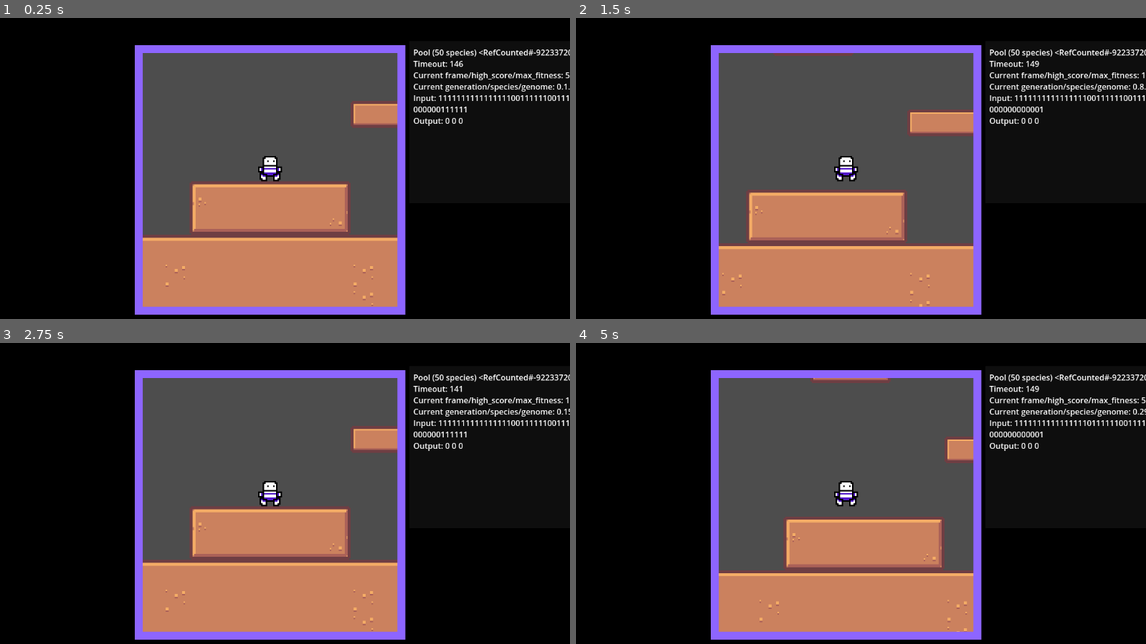
Above: before the commit, frames 1-4 (two rows, left to right).
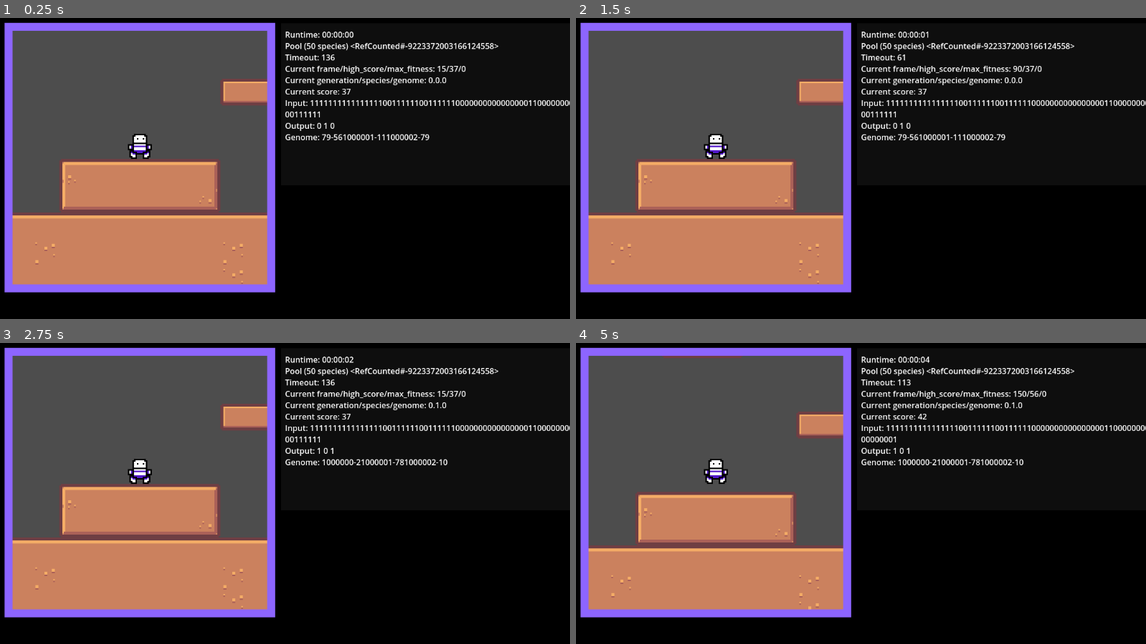
Above: after the commit, the same moments.

Repository: DominicSimone/pixy
Game: Godot game, scene res://main.tscn
Same seed, same stepped clock (60 frames per second), same inputs: the game is played once before the commit and once after it.
Inputs:
- Up to frame 1 (0.25 s): no input
- Up to frame 2 (1.5 s): hold R 0.53-1.28 s; hold D (right) from 0.53 s (still down); tap Space (jump) at 0.77, 0.8, 1.07, 1.35 s
- Up to frame 3 (2.75 s): tap Space (jump) at 1.52, 1.82, 2.3 s; tap R at 1.55 s; release D (right) at 2.03 s; hold A (left) from 2.03 s (still down); hold R from 2.03 s (still down)
- Up to frame 4 (5 s): release A (left) at 2.78 s; release R at 2.78 s; hold D (right) 2.78-4.28 s; tap R at 2.85, 4.35 s; tap Space (jump) at 3.02, 3.32, 4.52, 4.82 s; hold Space (jump) 3.53-4.28 s; tap Enter at 4.25 s; hold A (left) from 4.28 s (still down)

The runs differ from the first frame. In frame 1, 56% of the frame differs, in the area x 0-100%, y 1-99%; in frame 2, 56%; in frame 3, 56%; in frame 4, 56%.

Commit message:
No crashes, NEAT seems to be working

Diff:
--- a/games/Jump King/CharacterBody2D.gd
+++ b/games/Jump King/CharacterBody2D.gd
@@ -20,6 +20,7 @@
 func reset():
 	global_position = debug_position
 	velocity = Vector2.ZERO
+	current_jump_time = 0
 
 func _physics_process(delta):
 
--- a/games/Jump King/jump_king.tscn
+++ b/games/Jump King/jump_king.tscn
@@ -505,7 +505,6 @@
 
 [node name="Camera2D" type="Camera2D" parent="CharacterBody2D"]
 texture_filter = 1
-current = true
 zoom = Vector2(3, 3)
 
 [node name="TileMap" type="TileMap" parent="."]
--- a/main.tscn
+++ b/main.tscn
@@ -100,10 +100,10 @@
 [node name="ColorRect" type="ColorRect" parent="Control"]
 layout_mode = 1
 anchors_preset = -1
-offset_left = 277.0
-offset_top = 59.0
-offset_right = 821.0
-offset_bottom = 603.0
+offset_left = 15.0
+offset_top = 14.0
+offset_right = 559.0
+offset_bottom = 558.0
 grow_horizontal = 2
 grow_vertical = 2
 color = Color(0.552941, 0.396078, 1, 1)
@@ -129,10 +129,10 @@
 [node name="ColorRect2" type="ColorRect" parent="Control"]
 layout_mode = 1
 anchors_preset = -1
-offset_left = 829.0
-offset_top = 51.0
-offset_right = 1546.0
-offset_bottom = 378.0
+offset_left = 571.0
+offset_top = 15.0
+offset_right = 1288.0
+offset_bottom = 342.0
 grow_horizontal = 2
 grow_vertical = 2
 color = Color(0.054902, 0.054902, 0.054902, 1)
@@ -140,10 +140,10 @@
 [node name="NEATDebugText" type="RichTextLabel" parent="Control"]
 layout_mode = 1
 anchors_preset = -1
-offset_left = 837.0
-offset_top = 62.0
-offset_right = 1497.0
-offset_bottom = 313.0
+offset_left = 579.0
+offset_top = 26.0
+offset_right = 1277.0
+offset_bottom = 331.0
 text = "NEAT"
 autowrap_mode = 1
 script = ExtResource("2_e63a7")
--- a/scripts/NEAT/NEAT.gd
+++ b/scripts/NEAT/NEAT.gd
@@ -10,6 +10,12 @@
 var label: RichTextLabel
 var label_enabled: bool = false
 var inactive_last_frame: bool = false
+
+var start_time: int = 0
+
+# TODO save/load a pool
+# TODO speed up simulation (just engine tick rate?)
+# TODO better display of input/output/genome
 
 func connect_label(text_label):
 	label = text_label
@@ -33,14 +39,22 @@
 # Called at the start of every game tick
 func frame(current_score: int, inputs: Array[NNInput]) -> NEATResponse:
 
+	if start_time == 0:
+		start_time = Time.get_ticks_msec()
+	var runtime = Time.get_ticks_msec() - start_time
+
 	pool.current_frame += 1
 	if response.reset_flag:
 		response.reset_flag = false
 
 	if label_enabled:
-		label.text = pool.describe_string()
+		label.text = "Runtime: %02d:%02d:%02d\n" % \
+			[(runtime / 1000 / 60 / 60), (runtime / 1000 / 60) % 60, (runtime / 1000) % 60]
+		label.text += pool.describe_string()
+		label.text += "\nCurrent score: %d" % current_score
 		label.text += "\nInput: " + prepare_inputs(inputs).reduce(func(acc, el): return acc + "%d" % el, "")
 		label.text += "\nOutput: " + response.describe_string()
+		label.text += "\nGenome: " + pool.species[pool.current_species].genomes[pool.current_genome].genome_string()
 
 	# frequency of running the network and getting outputs
 	if pool.current_frame % 5 == 0:
@@ -73,9 +87,9 @@
 		pool.initialize_run()
 		response.reset_flag = true
 		inactive_last_frame = false
+		response.reset_outputs()
 
 	return response
-
 
 class NEATResponse:
 	var outputs: Array[bool] = []
@@ -83,6 +97,9 @@
 
 	func _init(num_outputs: int):
 		outputs.resize(num_outputs)
+		reset_outputs()
+
+	func reset_outputs():
 		for i in outputs.size():
 			outputs[i] = false
 
@@ -94,7 +111,7 @@
 	var timeout_bonus_ratio = 0.0
 	var max_nodes = 1000000
 
-	var population = 50
+	var population = 50 #300
 	var stale_species = 15
 	var delta_disjoint = 2.0
 	var delta_weights = 0.4
@@ -170,7 +187,7 @@
 		current_high_score = 0
 		timeout = config.timeout_constant
 		var genome = species[current_species].genomes[current_genome]
-		current_network = Network.generate(genome, config)
+		current_network = Network.generate(genome)
 
 	func new_generation():
 		cull_species(false)
@@ -209,6 +226,7 @@
 				return
 
 		var child_species = Species.new()
+		child_species.parent_pool = self
 		child_species.genomes.append(child)
 		species.append(child_species)
 
@@ -243,7 +261,7 @@
 
 	func cull_species(cut_to_one: bool):
 		for spec in species:
-			spec.genomes.sort_custom(func(a,b): a.fitness > b.fitness)
+			spec.genomes.sort_custom(func(a,b): return a.fitness > b.fitness)
 
 			var remaining = ceil(spec.genomes.size() / 2.0)
 			if cut_to_one:
@@ -252,7 +270,7 @@
 			spec.genomes.resize(remaining)
 
 	func total_avg_fitness():
-		return species.reduce(func(acc, s): acc + s.avg_fitness, 0.0)
+		return species.reduce(func(acc, s): return acc + s.avg_fitness, 0.0)
 
 	func rank_globally():
 		var all_genomes = []
@@ -281,7 +299,7 @@
 		print("\tTop/Avg/Staleness: ", top_fitness, "/", avg_fitness, "/", staleness)
 
 	func calc_avg_fitness_rank():
-		var total = genomes.reduce(func(acc, el): return acc + el.global_rank, 0)
+		var total: int = genomes.reduce(func(acc, el): return acc + el.global_rank, 0)
 		avg_fitness = total / genomes.size()
 
 	func breed_child() -> Genome:
@@ -301,14 +319,18 @@
 	var genes: Array[Gene]
 	var fitness = 0
 	var adjusted_fitness = 0
-	var network: Network = Network.new()
+	var network: Network
 	var max_neuron = 0
 	var global_rank = 0
 	var mutation_rates: MutationRates
 
-	func describe():
-		print("Genome (", genes.size(), " genes) ", self)
-		print("\tFit/Adj/Rank: ", fitness, "/", adjusted_fitness, "/", global_rank)
+	func genome_string():
+		return genes.reduce(func(acc, g):
+			if g.enabled:
+				return acc + "%d-%d" % [g.out, g.into]
+			else:
+				return acc
+			, "")
 
 	func copy() -> Genome:
 		var copy = Genome.new()
@@ -316,7 +338,7 @@
 		copy.genes = genes.duplicate(true)
 		#copy.fitness = fitness
 		#copy.adjusted_fitness = adjusted_fitness
-		#copy.network = network
+		copy.network = network
 		copy.max_neuron = max_neuron
 		#copy.global_rank = global_rank
 		copy.mutation_rates = mutation_rates.copy()
@@ -402,7 +424,6 @@
 		genes.append(gene2)
 
 	# Try to connect two nodes (cannot connect two input nodes together)
-	# TODO this seems like it should be modifying the network as well, but it only modifies the genome
 	func link_mutate(force_bias: bool):
 		var neuron1 = random_neuron(false)
 		var neuron2 = random_neuron(true)
@@ -462,13 +483,18 @@
 			if not non_input or genes[i].out > network.num_inputs:
 				neurons[genes[i].out] = true
 
-		return randi_range(0, neurons.size() - 1)
+		var rand_index = randi_range(0, neurons.size() - 1)
+		for key in neurons:
+			rand_index -= 1
+			if rand_index < 0:
+				return key
 
 	static func basic(input_size: int, pool: Pool) -> Genome:
 		var genome = Genome.new()
 		genome.max_neuron = input_size
 		genome.parent_pool = pool
 		genome.mutation_rates = pool.config.mutation_rates.copy()
+		Network.generate(genome)
 		genome.mutate()
 		return genome
 
@@ -502,17 +528,18 @@
 
 		for gene in second.genes:
 			second_genes[gene.innovation] = true
-			if first_genes[gene.innovation] == false:
+			if first_genes.has(gene.innovation):
 				disjoint_genes += 1
 
 		for gene in first.genes:
-			if second_genes[gene.innovation] == false:
+			if second_genes.has(gene.innovation):
 				disjoint_genes += 1
 
 		return disjoint_genes / max(first_genes.size(), second_genes.size())
 
 	static func crossover(first: Genome, second: Genome) -> Genome:
 		var child = Genome.new()
+		child.parent_pool = first.parent_pool
 
 		# g1 should be the genome with higher fitness score
 		var g1: Genome = second
@@ -527,13 +554,14 @@
 
 		for gene in g1.genes:
 			var gene2 = innovations2.get(gene.innovation)
-			if gene2 == null and gene2.enabled and randi_range(1, 2) == 1:
+			if gene2 != null and gene2.enabled and randi_range(1, 2) == 1:
 				child.genes.append(gene2.copy())
 			else:
 				child.genes.append(gene.copy())
 
 		child.max_neuron = max(g1.max_neuron, g2.max_neuron)
 		child.mutation_rates = g1.mutation_rates.copy()
+		Network.generate(child)
 
 		return child
 
@@ -583,8 +611,10 @@
 	var num_inputs: int
 	var num_outputs: int
 
-	static func generate(genome: Genome, config: NEATConfig):
+	static func generate(genome: Genome):
 		var network = Network.new()
+		var config = genome.parent_pool.config
+		genome.network = network
 		network.config = config.copy()
 		network.num_inputs = config.inputs
 		network.num_outputs = config.outputs
@@ -599,12 +629,12 @@
 
 		for gene in genome.genes:
 			if gene.enabled:
-				if network.neurons[gene.out] == null:
+				if not network.neurons.has(gene.out):
 					network.neurons[gene.out] = Neuron.new()
 
 				network.neurons[gene.out].incoming.append(gene)
 
-				if network.neurons[gene.into] == null:
+				if not network.neurons.has(gene.into):
 					network.neurons[gene.into] = Neuron.new()
 
 		return network
